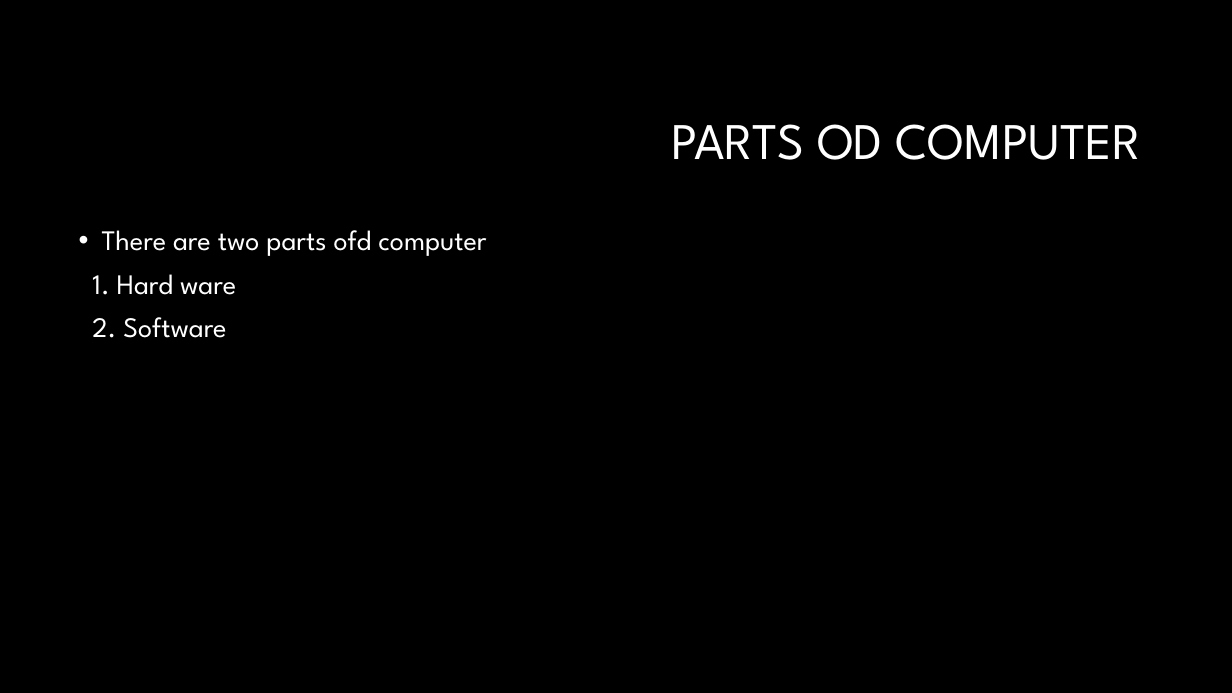
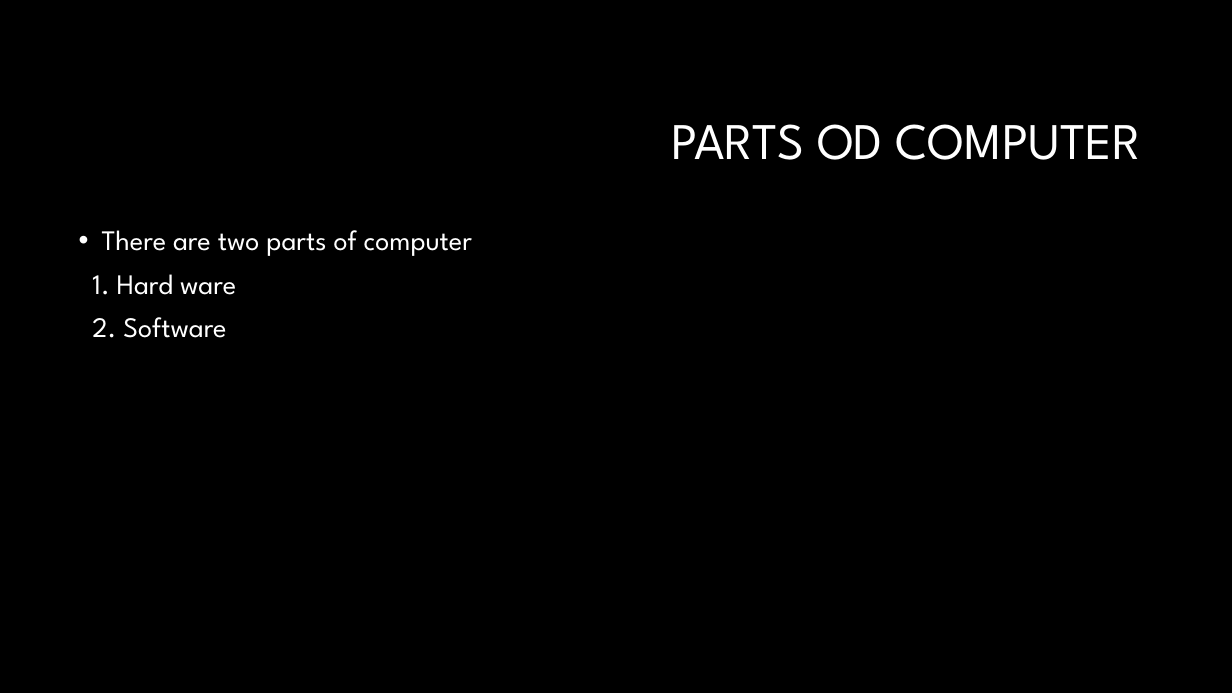
Before and after one commit to Zeshan-Ali/Dexplorex-Trainings, a slide deck: slide 3 of CCi/poweroint/session2.pptx. Drawn at 1232x693 pixels with LibreOffice and Linux fonts; fonts in the diff are those of the drawing; background and template pictures are left out. Boxes give left, top, right and bottom in pixels: in the first picture for what was removed or moved away, otherwise in the second. Text is boxed around its words. In the diff, an @@ line names an element or a change of style, - is before the commit and + after.

```diff
--- a/CCi/poweroint/session2.pptx
+++ b/CCi/poweroint/session2.pptx
@@ text at [102,230,472,256]: text changed @@
-• There are two parts ofd computer
+• There are two parts of computer
```
Also in this commit, not shown: 1 other file.
